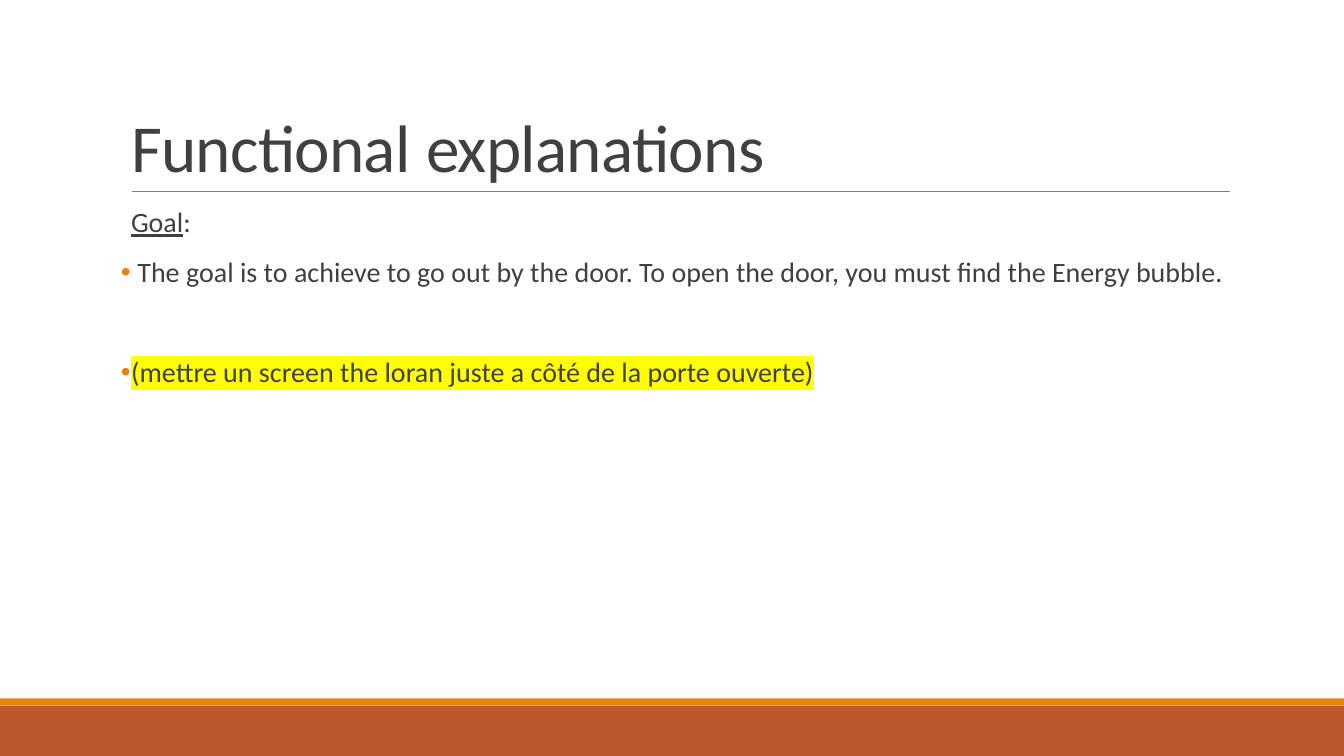
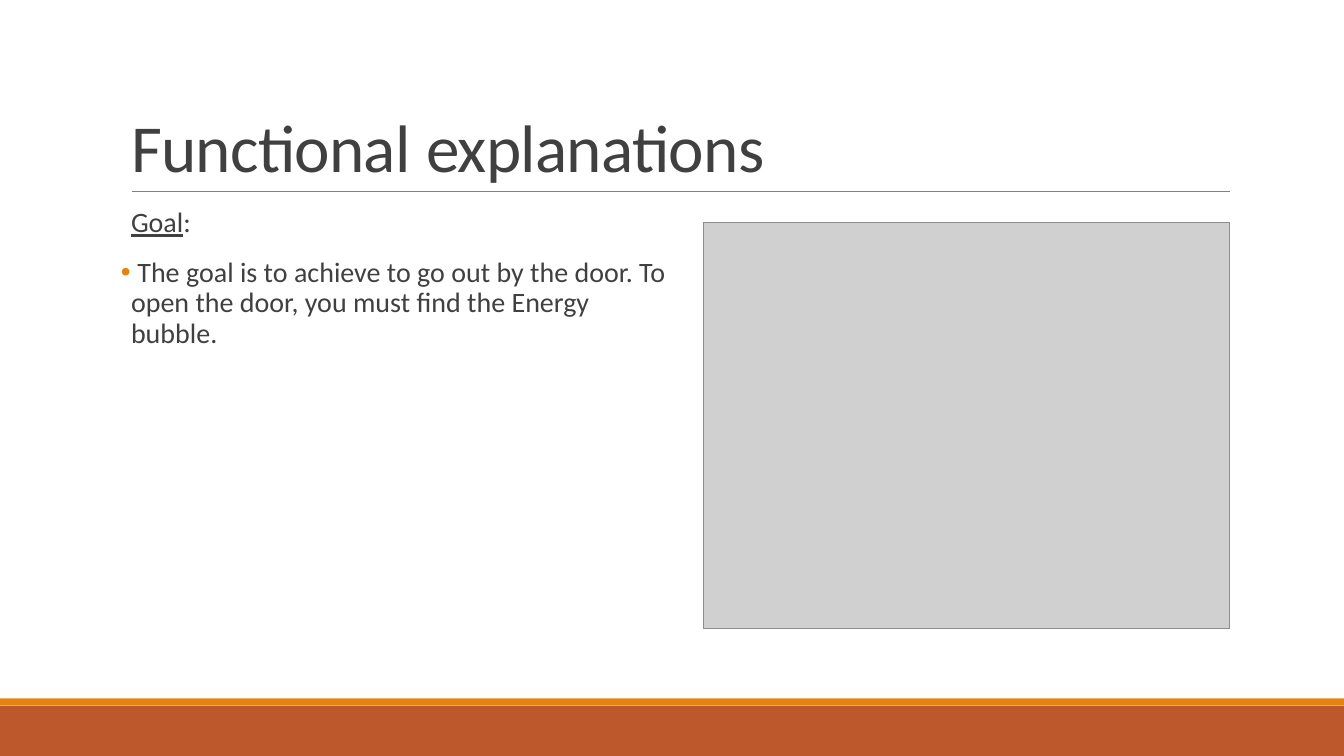
Before and after one commit to Studisys/Lorann-Java-Project----Exia-CESI-A1, a slide deck: slide 7 of Deliverables/Lorann - PowerPoint.pptx. Drawn at 1344x756 pixels with LibreOffice and Linux fonts; fonts in the diff are those of the drawing; grey boxes stand for pictures. Boxes give left, top, right and bottom in pixels: in the first picture for what was removed or moved away, otherwise in the second. Text is boxed around its words. In the diff, an @@ line names an element or a change of style, - is before the commit and + after.

Commit message:
modif pptx

```diff
--- a/Deliverables/Lorann - PowerPoint.pptx
+++ b/Deliverables/Lorann - PowerPoint.pptx
@@ picture added at box(704, 222, 1230, 628) @@
@@ text at box(131, 361, 813, 387): paragraph removed @@
-• (mettre un screen the loran juste a côté de la porte ouverte)
```
